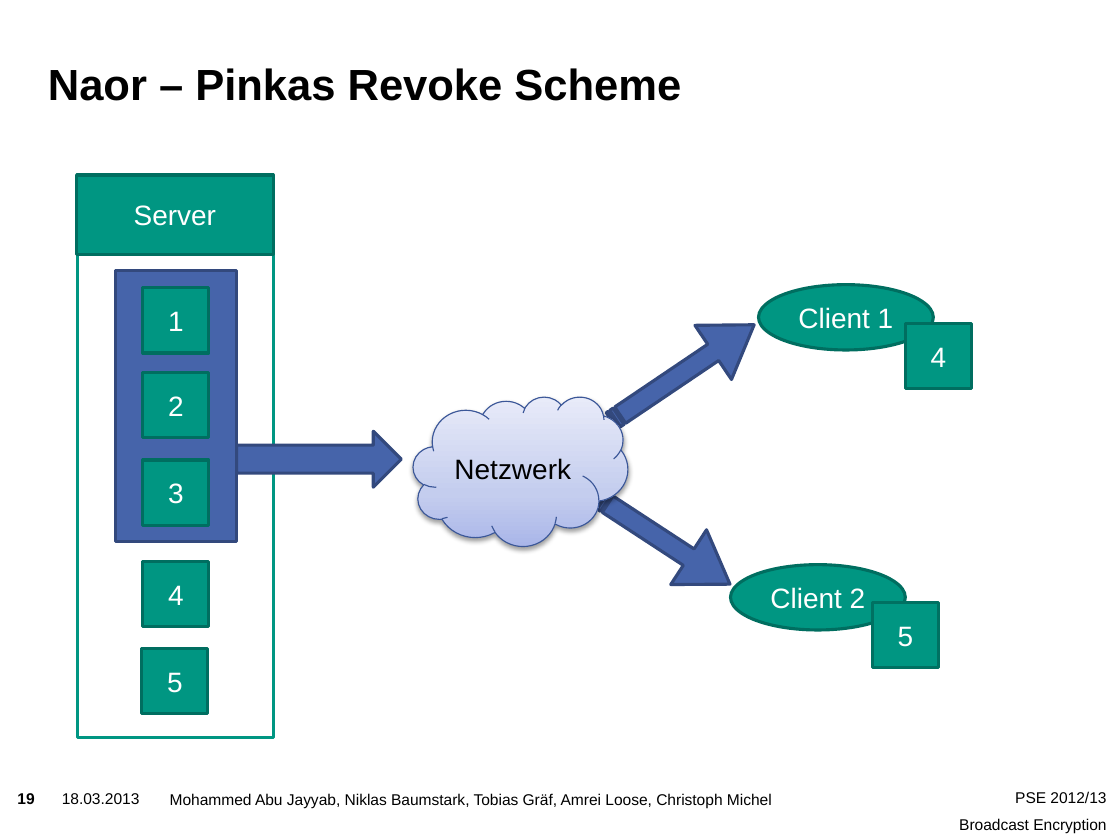
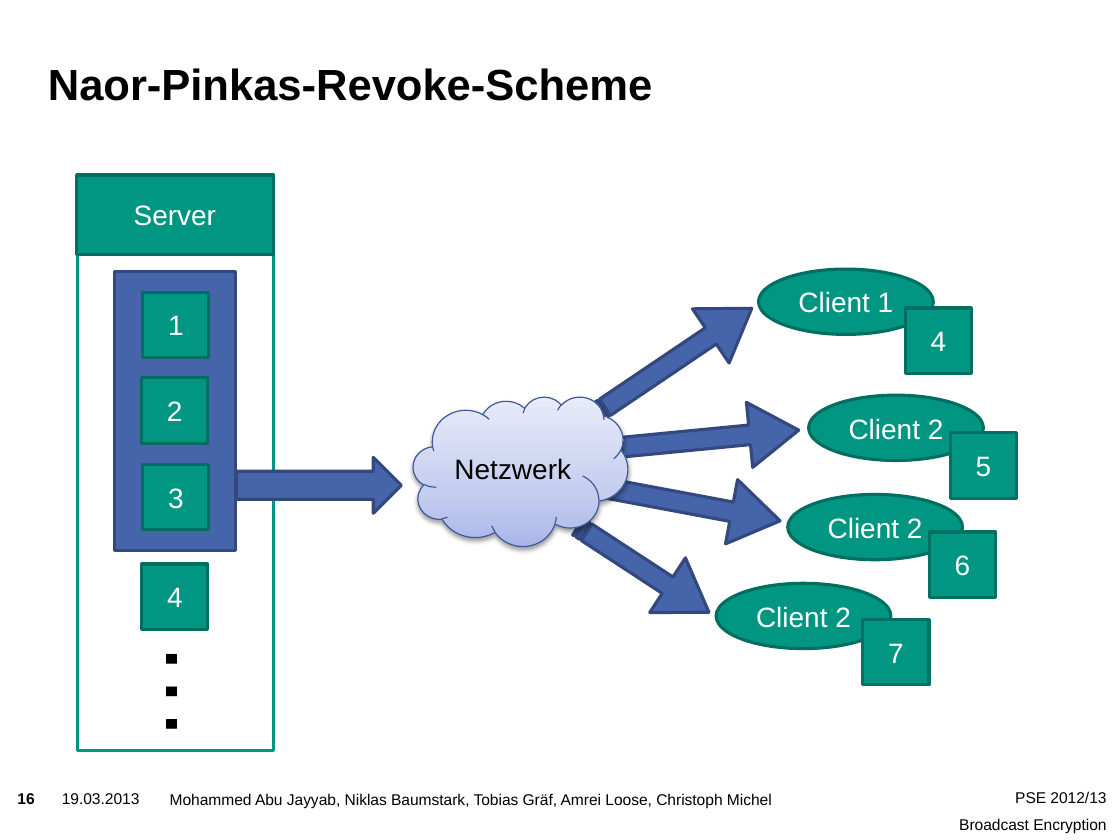
Before and after one commit to niklasb/pse-broadcast-encryption, a slide deck: slide 16 of praesentation/pse-abschluss.pptx (slide 19 before the commit). Drawn at 1120x840 pixels with LibreOffice and Linux fonts; fonts in the diff are those of the drawing; background and template pictures are left out. Boxes give left, top, right and bottom in pixels: in the first picture for what was removed or moved away, otherwise in the second. Text is boxed around its words. In the diff, an @@ line names an element or a change of style, - is before the commit and + after.

```diff
--- a/praesentation/pse-abschluss.pptx
+++ b/praesentation/pse-abschluss.pptx
@@ title at [48, 68, 652, 101]: text changed @@
-Naor – Pinkas Revoke Scheme
+Naor-Pinkas-Revoke-Scheme
@@ rectangle: place and size @@
-rectangle at [77, 233, 273, 737]
+rectangle at [77, 233, 273, 750]
@@ ellipse "Client 1": place and size @@
-ellipse "Client 1" at [758, 284, 933, 349]
+ellipse "Client 1" at [758, 269, 933, 334]
@@ rectangle: place and size @@
-rectangle at [115, 271, 236, 542]
+rectangle at [114, 271, 235, 550]
@@ striped right arrow: place and size @@
-striped right arrow at [593, 298, 772, 448]
+striped right arrow at [578, 281, 769, 440]
@@ rectangle "4": place and size @@
-rectangle "4" at [905, 324, 971, 389]
+rectangle "4" at [905, 308, 971, 373]
@@ 3 rectangles: place and size @@
-3 rectangles at [143, 288, 209, 525]
+3 rectangles at [142, 292, 209, 530]
@@ striped right arrow added at [608, 398, 801, 480], fill #4664AA, outline #344A7E 2 pt @@
@@ ellipse added at [809, 395, 983, 460], fill #009682, outline #006F60 2 pt, 18 pt, text #FFFFFF @@
+Client 2
@@ rectangle "5": place and size @@
-rectangle "5" at [142, 648, 208, 713]
+rectangle "5" at [951, 432, 1017, 497]
@@ rectangle "5" at [951, 432, 1017, 497]: outline #006F60 2 pt to #007062 2 pt @@
@@ right arrow: place and size @@
-right arrow at [236, 431, 401, 487]
+right arrow at [236, 457, 401, 513]
@@ striped right arrow added at [589, 454, 786, 552], fill #4664AA, outline #344A7E 2 pt @@
@@ striped right arrow: place and size @@
-striped right arrow at [582, 471, 749, 611]
+striped right arrow at [561, 499, 727, 639]
@@ ellipse added at [787, 494, 962, 559], fill #009682, outline #006F60 2 pt, 18 pt, text #FFFFFF @@
+Client 2
@@ rectangle added at [930, 532, 996, 597], fill #009682, outline #007062 2 pt, 18 pt, text #FFFFFF @@
+6
@@ ellipse "Client 2": place and size @@
-ellipse "Client 2" at [730, 564, 905, 629]
+ellipse "Client 2" at [716, 584, 890, 648]
@@ rectangle "7": place and size @@
-rectangle "7" at [872, 603, 939, 668]
+rectangle "7" at [862, 619, 928, 684]
@@ text added at [138, 630, 274, 751], 66 pt, text #000000 @@
+…
@@ text in rectangle at [888, 643, 904, 663]: text changed @@
-5
+7
@@ page number at [17, 793, 34, 804]: text changed @@
-19
+16
@@ text at [62, 793, 140, 804]: text changed @@
-18.03.2013
+19.03.2013
```
Also in this commit, not shown: 13 other slides changed, 7 slides added, 9 slides removed, 1 other file.
